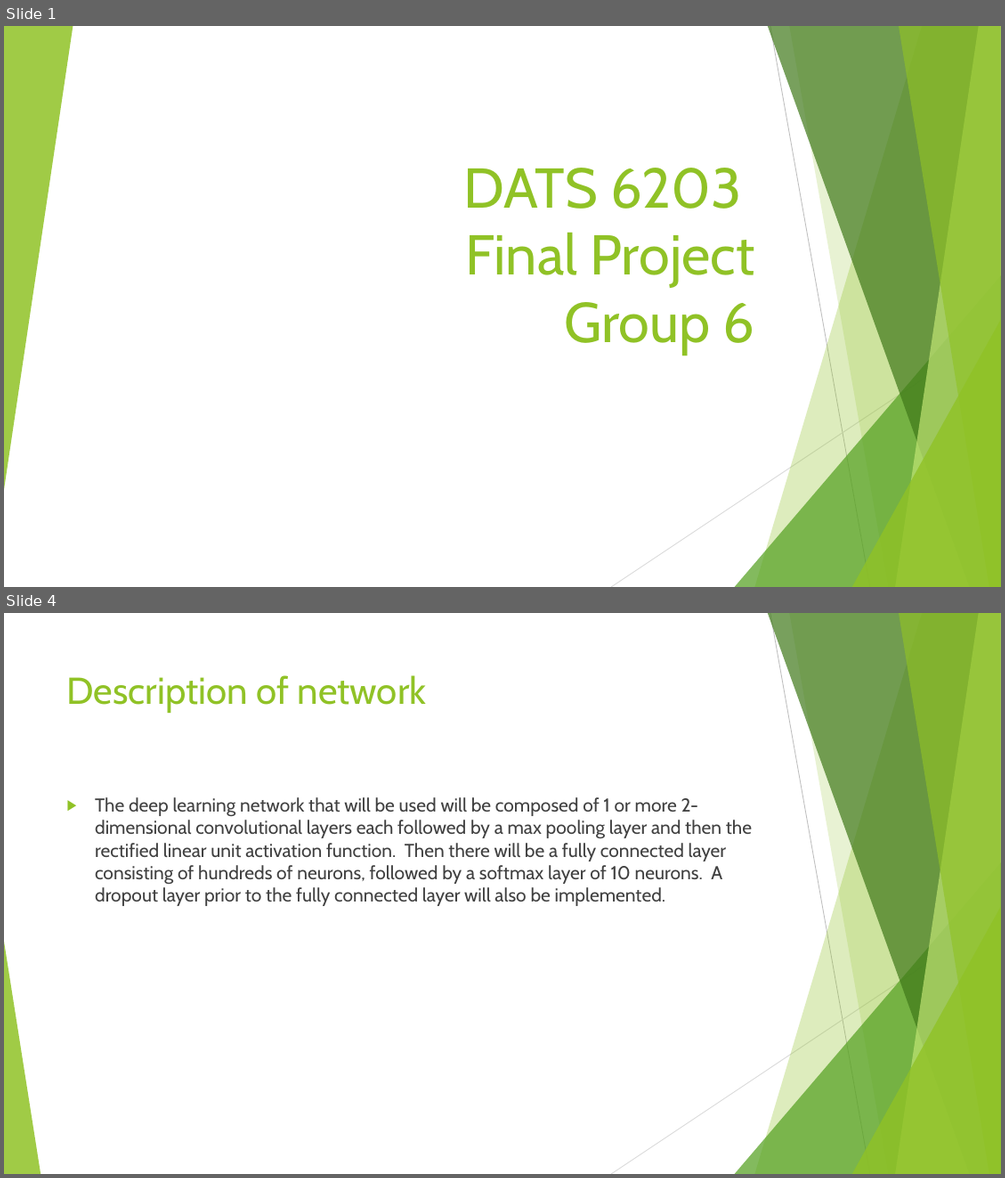
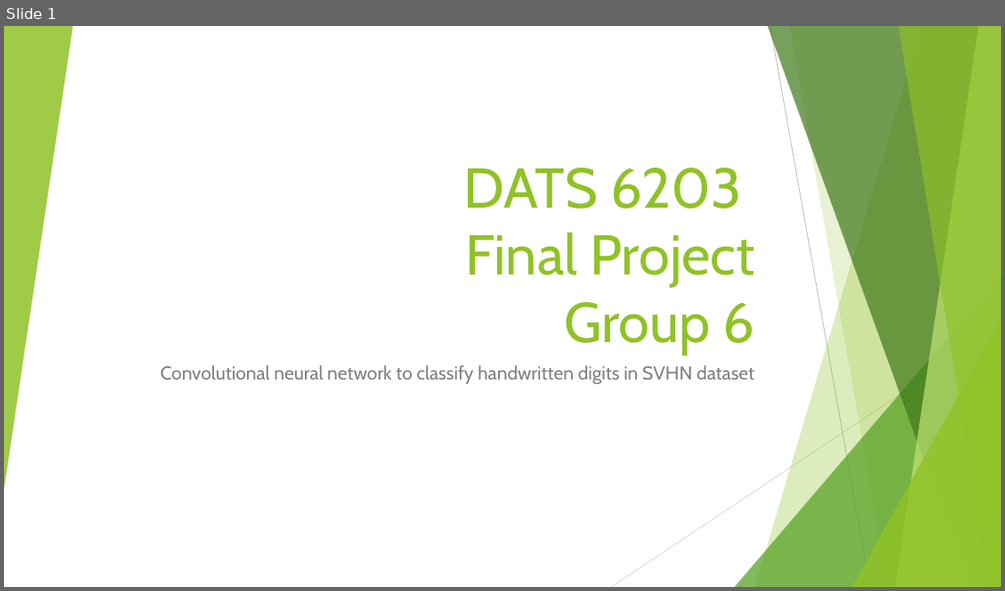
Before and after one commit to josephhaaga/Final-Project-Group6, a slide deck: Final-Group-Presentation/final group presentation.pptx. Shown one above the other, each under a label of ours: slides 1 and 4 before the commit, slide 1 after it; the slides between them are not shown. The pictures are 1005x1178 and 1005x591 pixels, drawn with LibreOffice and Linux fonts; fonts in the diff are those of the drawing. Boxes give left, top, right and bottom in pixels: in the first picture for what was removed or moved away, otherwise in the second. Text is boxed around its words. In the diff, an @@ line names an element or a change of style, - is before the commit and + after.

```diff
--- a/Final-Group-Presentation/final group presentation.pptx
+++ b/Final-Group-Presentation/final group presentation.pptx
@@ slide 4 removed at [4, 613, 1001, 1174], background #FFFFFF; not listed: 9 template elements that a slide beside it also shows @@
@@ title removed at [67, 675, 427, 713] @@
-Description of network
@@ text removed at [95, 797, 752, 906] @@
-▶ The deep learning network that will be used will be composed of 1 or more 2-dimensional convolutional layers each followed by a max pooling layer and then the rectified linear unit activation function. Then there will be a fully connected layer consisting of hundreds of neurons, followed by a softmax layer of 10 neurons. A dropout layer prior to the fully connected layer will also be implemented.
@@ triangle removed at [4, 941, 40, 1174] @@
@@ slide 1 changed as well @@
@@ subtitle added at [161, 365, 754, 384], 18 pt, text #808080 @@
+Convolutional neural network to classify handwritten digits in SVHN dataset
```
Also in this commit, not shown: 4 other slides changed, 9 slides added, 1 other slide removed, 1 other file.
